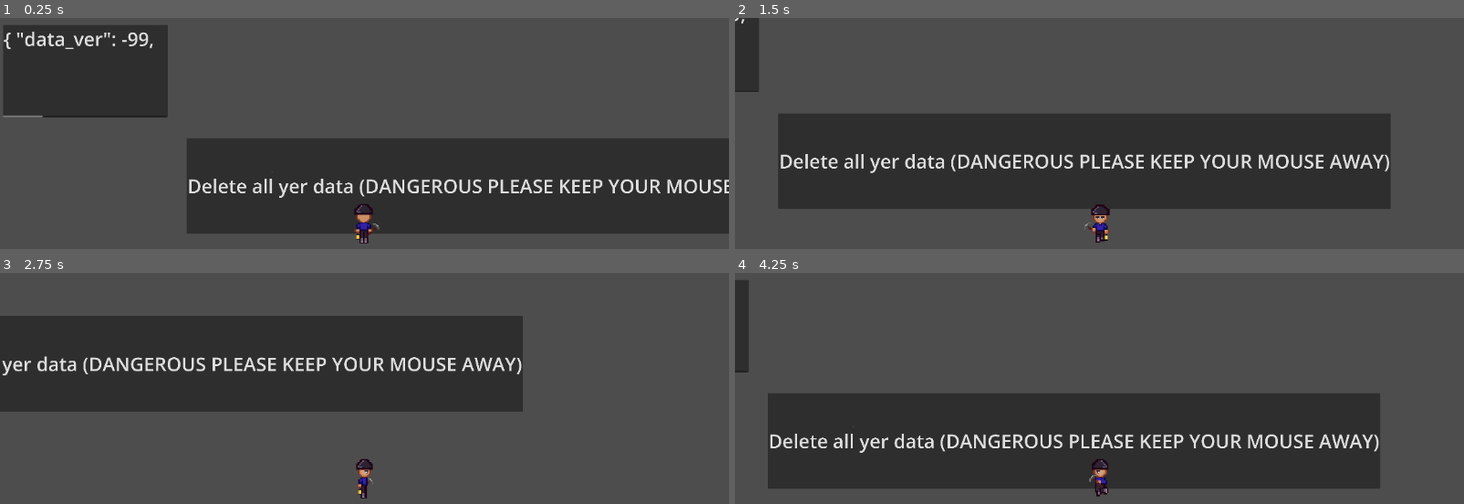
Above: before the commit, frames 1-4 (two rows, left to right).
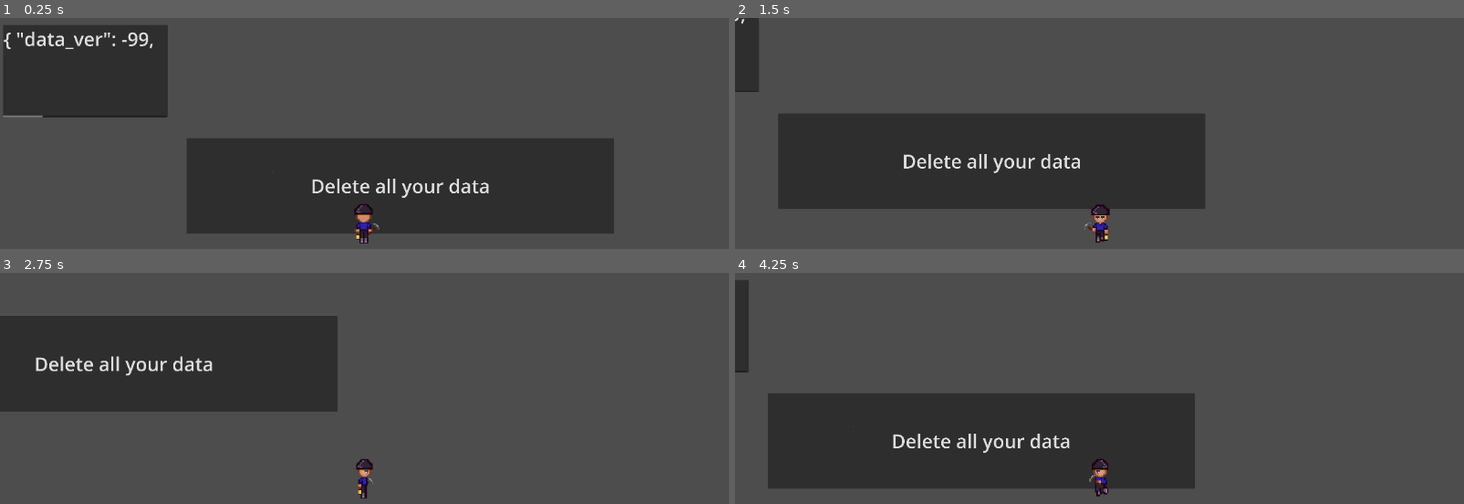
Above: after the commit, the same moments.

Repository: lowrderrr/GameJam-CoalMining
Game: Godot game, scene res://Nick/testing_envNick.tscn
Two runs of this game, one before a commit and one after it. Both use one fixed random seed, a clock stepped at 60 frames per second and the inputs below. This scene is started directly instead of the project's main scene.
Inputs:
- Up to frame 1 (0.25 s): no input
- Up to frame 2 (1.5 s): tap Enter at 0.5 s; hold D (Right) 0.53-1.28 s; hold Shift (Sprint) 0.53-1.28 s; hold S (Down) from 1.28 s (still down); tap Shift (Sprint) at 1.35 s
- Up to frame 3 (2.75 s): release S (Down) at 2.03 s; hold D (Right) from 2.03 s (still down); hold Shift (Sprint) from 2.03 s (still down)
- Up to frame 4 (4.25 s): release D (Right) at 2.78 s; release Shift (Sprint) at 2.78 s; hold W (Up) 2.78-3.53 s; tap Shift (Sprint) at 2.85 s; hold A (Left) from 3.53 s (still down); hold Shift (Sprint) from 3.53 s (still down)

The runs differ from the first frame. In frame 1, 8.1% of the frame differs, in the area x 25-100%, y 52-94%; in frame 2, 12%; in frame 3, 12%; in frame 4, 12%, in the area x 4-89%, y 52-94%.

Commit message:
example code for del fixed + general improvements

Diff:
--- a/gamejam-coalmining/Nick/DataStore.gd
+++ b/gamejam-coalmining/Nick/DataStore.gd
@@ -5,9 +5,6 @@
 #const SECURITY_KEY = "©89SADFH"
 const DEFAULT_DATA_SLOT = "test202410json"
 #const DEFAULT_DATA_SLOT = "test202410"
-
-#var player_data = PlayerData.new()
-#var player_data = {}
 
 func verify_save_folder(path: String):
 	DirAccess.make_dir_absolute(path)
@@ -35,10 +32,10 @@
 		print(FileAccess.get_open_error())
 		return false
 
-	#file.store_string(json_string)
+	#file.store_string(json_string) # avoid using this. causes data corruption at the moment.
 	file.store_string(data)
 	file.close()
-	print("Saved: " + SAVE_DIR + data_slot)
+	# print("Saved: " + SAVE_DIR + data_slot)
 	return true
 
 
@@ -80,7 +77,7 @@
 # assume an error if it's not json
 func load_data(data_slot: String = DEFAULT_DATA_SLOT):
 	var path = SAVE_DIR + data_slot
-	print(path)
+	# print(path)
 
 	if FileAccess.file_exists(path):
 		var file = get_file(path)
@@ -92,13 +89,12 @@
 		var data = file.get_as_text()
 		# This code assume that data is not corrupted btw
 
-		print(str(data) + " is real and won't hurt u")
+		# print(str(data) + " is real and won't hurt u")
 		file.close()
 
 		var json_data = JSON.parse_string(data)
 
 		if json_data == null:
-			#printerr("Cannot parse %s as a json_string: (%s)" % [data_slot, content])
 			printerr("Cannot load data as json from data slot %s: (%s)" % [data_slot, data])
 			return "Error: DataFileNotJson"
 		else:
@@ -109,8 +105,7 @@
 
 		# init data + defaults
 
-func del_data(data_slot): # Dangerous! no DEFAULT ID for safe measures ... can be changed later if desired.
-	#$".".clear() # this will fire .changed() so note two file writes may occur
+func del_data(data_slot): # Dangerous! No DEFAULT ID for safe measures ... can be changed later if desired.
 	print("Deleting!\n")
 	DirAccess.remove_absolute(SAVE_DIR + data_slot)
 
@@ -124,16 +119,13 @@
 		print("saved data!")
 	else:
 		print("failed to save data!")
-	#save_data(txt, "test202410")
+	#save_data(txt, "test202410json")
 
 func _on_button_pressed() -> void:
-	DataStore.del_data("test202410")
+	DataStore.del_data(DEFAULT_DATA_SLOT)
 	$".".text = str(load_data())
-
-	print("no wayy")
 
 func _ready(): # load data
 	verify_save_folder(SAVE_DIR)
-	#load_data("SAVE_DIR + SAVE_FILE_NAMErobux")
 	var data = DataStore.load_data()
 	$".".text = str(data) + $".".text
--- a/gamejam-coalmining/Nick/testing_envNick.tscn
+++ b/gamejam-coalmining/Nick/testing_envNick.tscn
@@ -14,7 +14,9 @@
 offset_right = -547.0
 offset_bottom = -283.0
 theme_override_font_sizes/font_size = 100
-placeholder_text = "saving is experimental"
+placeholder_text = "this is
+automatically
+saved"
 script = ExtResource("2_lorn5")
 
 [node name="Button" type="Button" parent="."]
@@ -23,7 +25,7 @@
 offset_right = 1803.0
 offset_bottom = 332.0
 theme_override_font_sizes/font_size = 100
-text = "Delete all yer data (DANGEROUS PLEASE KEEP YOUR MOUSE AWAY)"
+text = "Delete all your data"
 
 [connection signal="text_changed" from="TextEditAutosaveThis" to="TextEditAutosaveThis" method="_on_text_changed"]
 [connection signal="pressed" from="Button" to="TextEditAutosaveThis" method="_on_button_pressed"]
